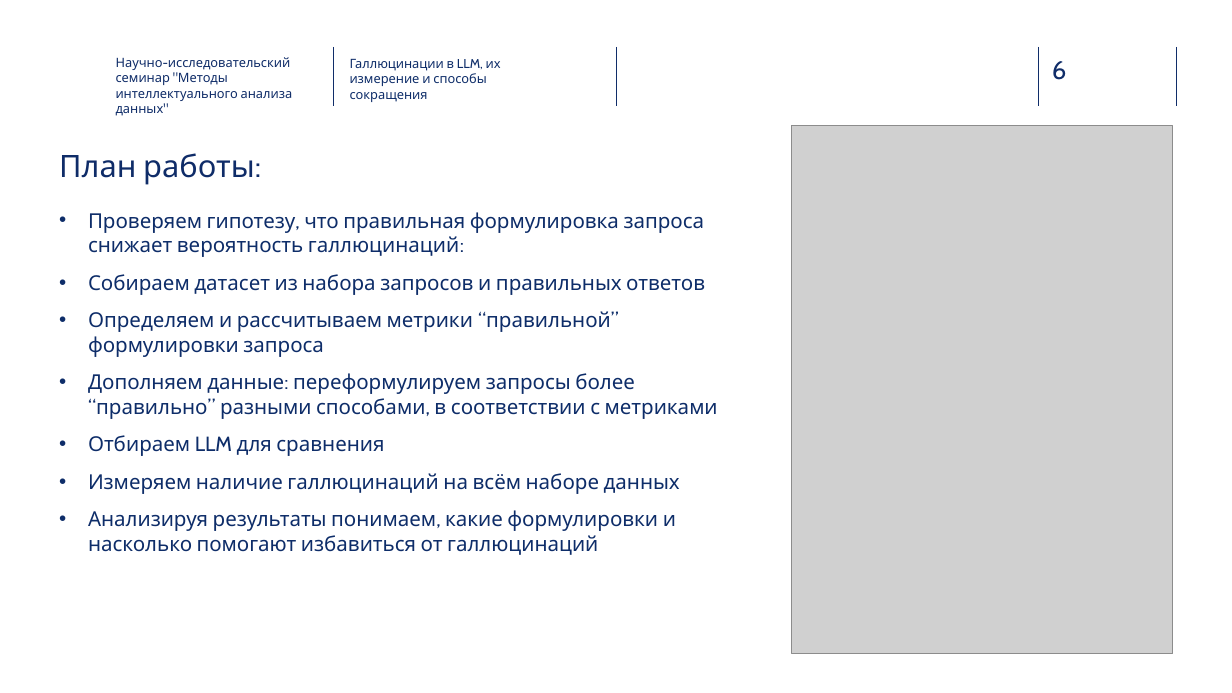
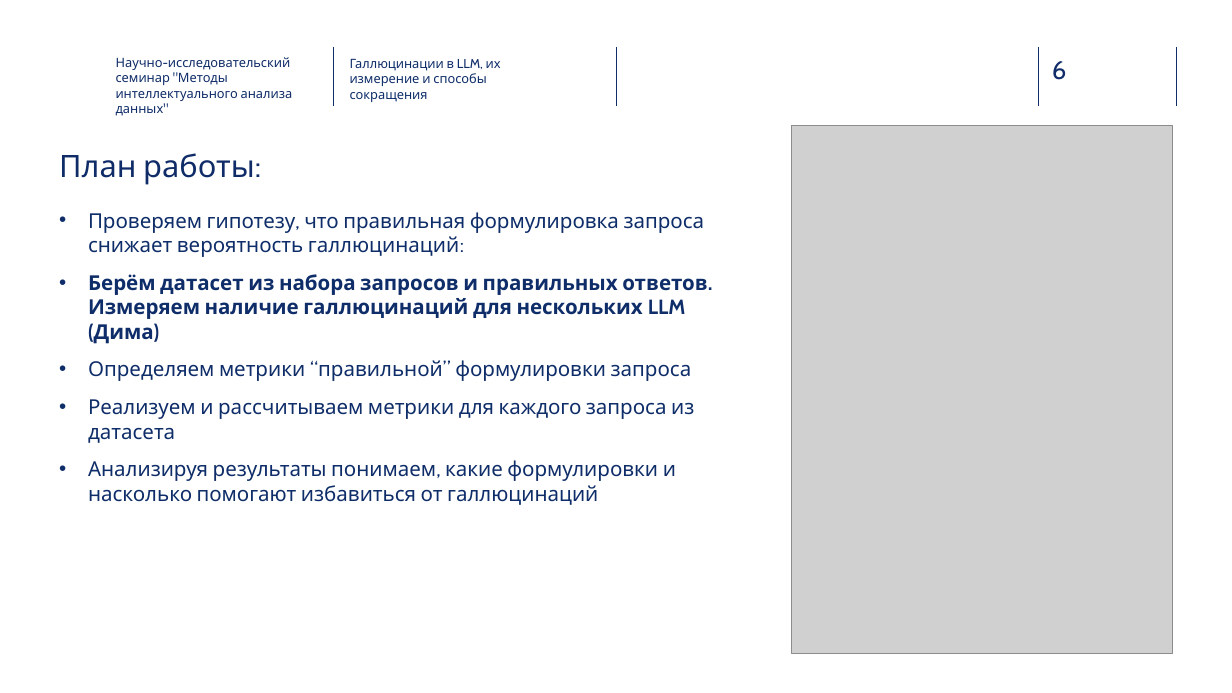
Before and after one commit to RukhovichIV/HSE-NIS-IDA-Methods, a slide deck: slide 6 of presentation/main.pptx. Drawn at 1232x693 pixels with LibreOffice and Linux fonts; fonts in the diff are those of the drawing; grey boxes stand for pictures; background and template pictures are left out. Boxes give left, top, right and bottom in pixels: in the first picture for what was removed or moved away, otherwise in the second. Text is boxed around its words. In the diff, an @@ line names an element or a change of style, - is before the commit and + after.

Commit message:
Added presentation

```diff
--- a/presentation/main.pptx
+++ b/presentation/main.pptx
@@ text at [88,274,708,443]: text changed @@
-• Собираем датасет из набора запросов и правильных ответов
-• Определяем и рассчитываем метрики “правильной” формулировки запроса
-• Дополняем данные: переформулируем запросы более “правильно” разными способами, в соответствии с метриками
-• Отбираем LLM для сравнения
-• Измеряем наличие галлюцинаций на всём наборе данных
+• Берём датасет из набора запросов и правильных ответов. Измеряем наличие галлюцинаций для нескольких LLM (Дима)
+• Определяем метрики “правильной” формулировки запроса
+• Реализуем и рассчитываем метрики для каждого запроса из датасета
```
Also in this commit, not shown: 4 other slides changed, 2 slides added, 1 other file.
